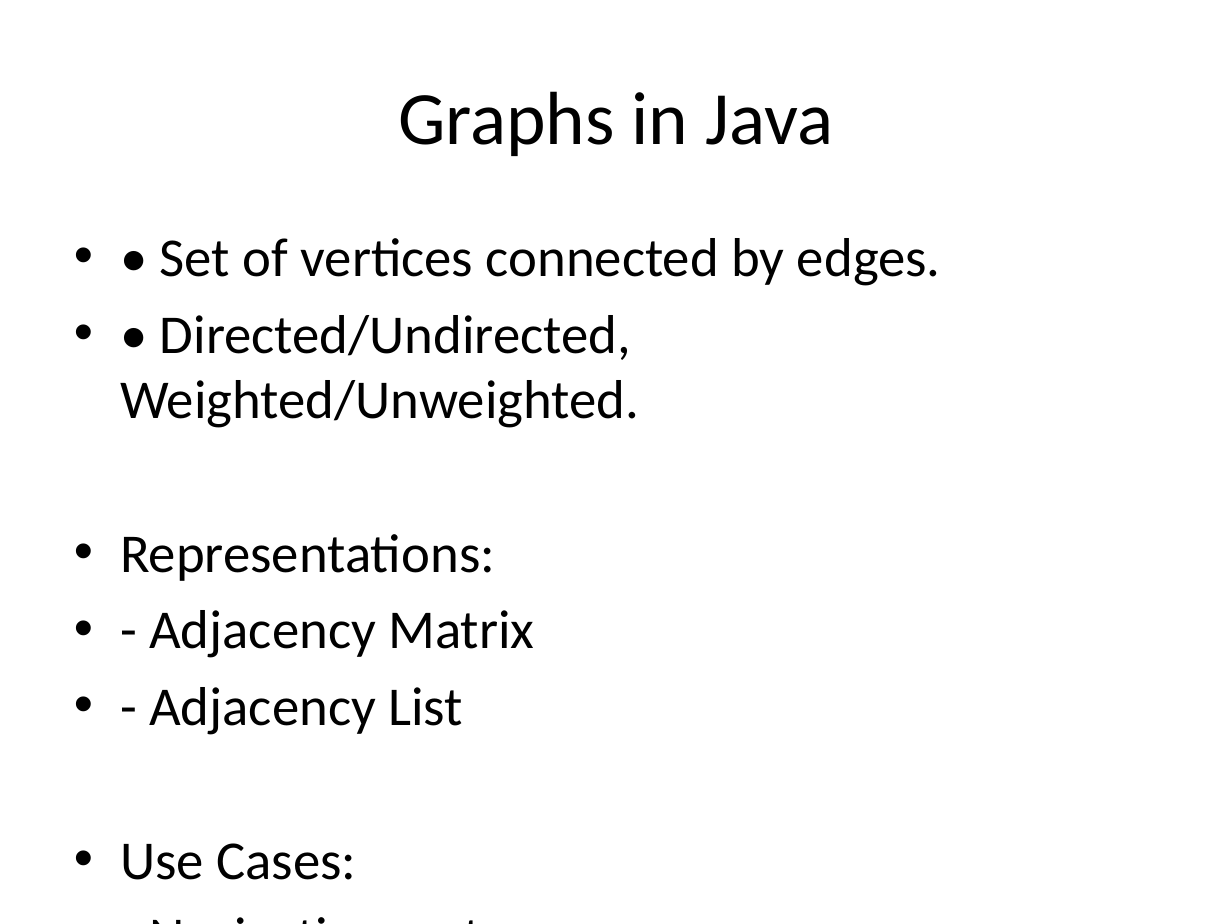
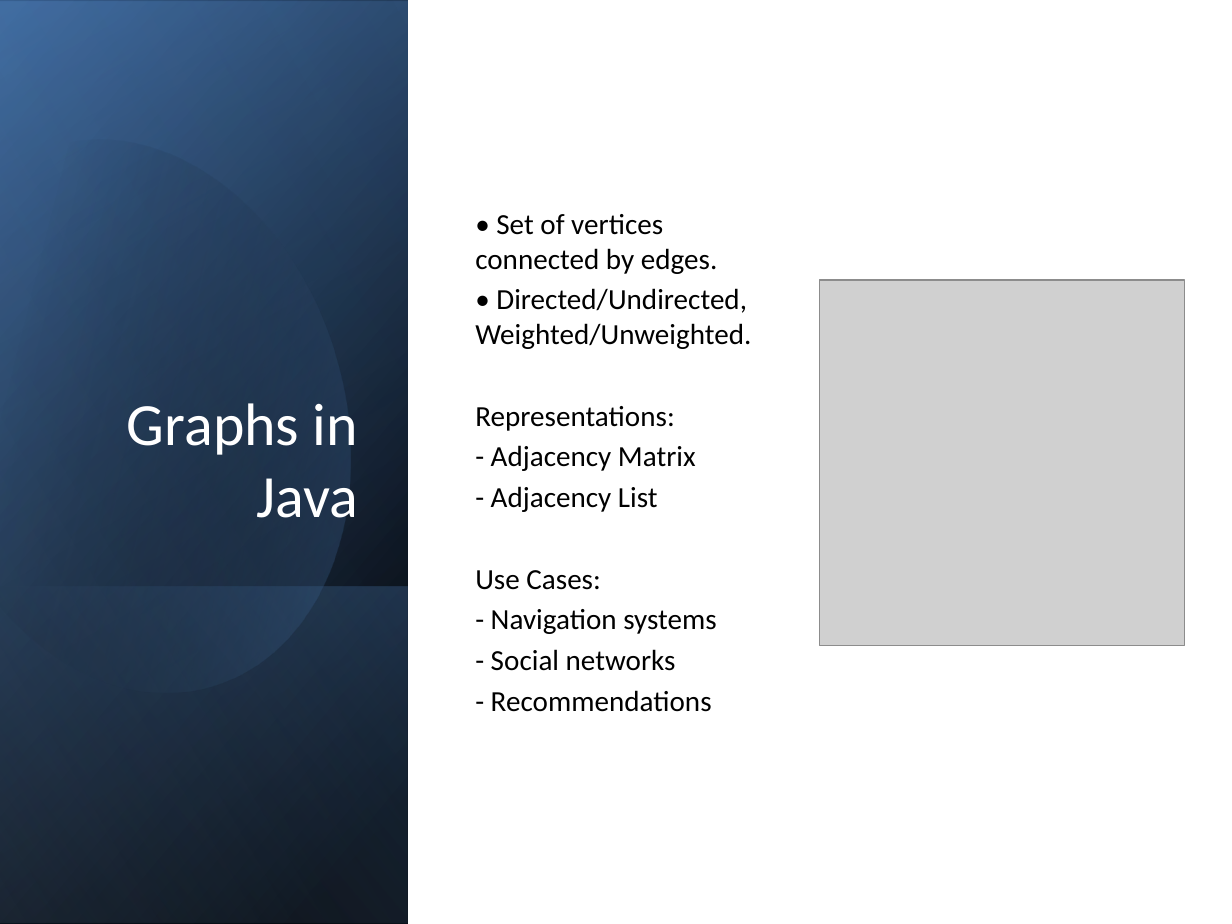
Before and after one commit to mrkyaing/MG-DSA, a slide deck: slide 26 of DSA_in_Java_LectureNotes_Detailed.pptx (slide 8 before the commit). Drawn at 1232x924 pixels with LibreOffice and Linux fonts; fonts in the diff are those of the drawing; grey boxes stand for pictures. Boxes give left, top, right and bottom in pixels: in the first picture for what was removed or moved away, otherwise in the second. Text is boxed around its words. In the diff, an @@ line names an element or a change of style, - is before the commit and + after.

```diff
--- a/DSA_in_Java_LectureNotes_Detailed.pptx
+++ b/DSA_in_Java_LectureNotes_Detailed.pptx
@@ rectangle added at box(1, 0, 408, 923), fill gradient #000000 to #376092 @@
@@ rectangle added at box(1, 2, 408, 924), fill gradient #000000 to #4F81BD @@
@@ rectangle added at box(1, 0, 408, 922), fill gradient #000000 to #95B3D7 @@
@@ freeform shape added at box(0, 87, 414, 737), fill gradient #000000 to #4F81BD @@
@@ title "Graphs in Java": place and size @@
-title "Graphs in Java" at box(398, 91, 834, 156)
+title "Graphs in Java" at box(127, 403, 359, 518)
@@ title "Graphs in Java" at box(127, 403, 359, 518): size 44 to 35 pt, text colour #000000 to #FFFFFF; alignment centre to right; vertical alignment middle to bottom @@
@@ text "• Set of vertices connected ...": place and size @@
-text "• Set of vertices connected ..." at box(120, 238, 941, 880)
+text "• Set of vertices connected ..." at box(475, 214, 751, 712)
@@ text "• Set of vertices connected ..." at box(475, 214, 751, 712): size 32 to 17 pt; bullet • to none; less space between paragraphs; vertical alignment top to middle @@
@@ picture added at box(819, 280, 1185, 646) @@
@@ rectangle added at box(1, 587, 408, 924), fill gradient #4F81BD to #000000 @@
```
Also in this commit, not shown: 10 other slides changed, 16 slides added, 9 other files.
